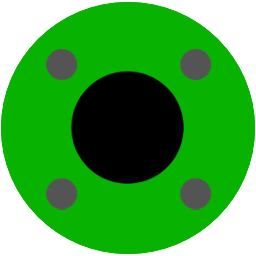
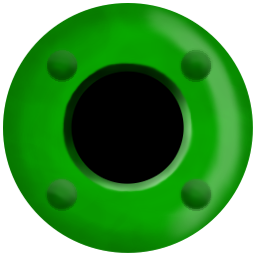
Comparing the layer stacks of the two 256px x 256px images. Changes:
added layer "Bolts Base and Lighting Merged" above "Bolts Lighting" over left=1, top=2, right=255, bottom=254
added layer "Bolt Shadows" above "Bazooka Barrel" over left=1, top=2, right=255, bottom=254
renamed "Copy of Paint Layer 4 Merged" to "Bazooka Barrel", painted on it over left=1, top=2, right=255, bottom=254
added layer "Bazooka Barrel Lighting" above "Copy of Base Lighting" over left=1, top=2, right=255, bottom=254
added layer "Base Lighting" above "Base" over left=1, top=2, right=255, bottom=254
renamed "Paint Layer 6" to "Base", painted on it over left=1, top=2, right=255, bottom=254
